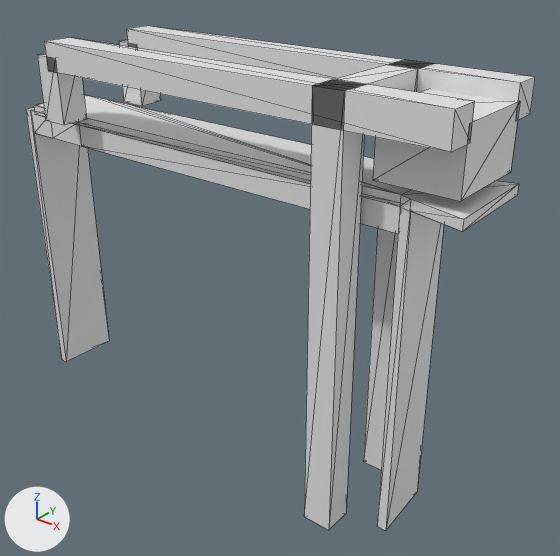
An edit to the glTF model models/oude-pekela/oude-pekela-hanekampsdraai/oude-pekela-hanekampsdraai.glb, drawn before and after from the same camera.
The view is the same before and after, from a camera (50 mm lens) standing at (16.05, -16.55, 6.67) and looking at (2.18, 0.79, -4.08). Lighting does not change. The marker at lower left points along +X, +Y and +Z. The first picture is the older version. Mesh edges are drawn as thin lines. Vertices at exactly the same position are counted once.

In view in the first picture: 'building:balans', 'building:balans 2', 'building:contragewicht', 'building:hamei', 'building:hamei 2', 'building:hangstang', 'building:hangstang 2', 'building:portaal', 'road:dek', 'road:landhoofd', 'road:landhoofd 2', 'road:voetpad'.
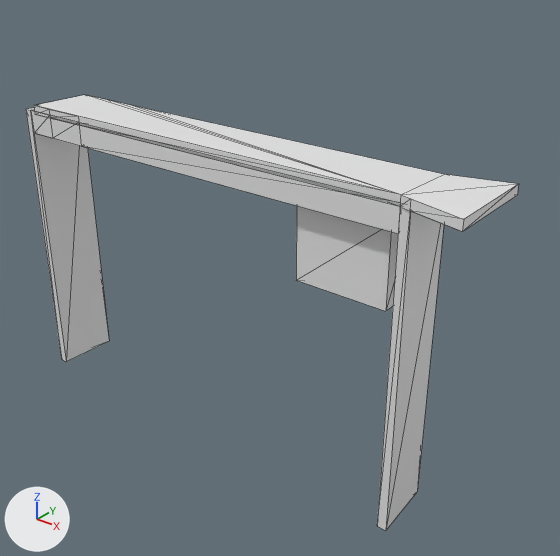
Diff of the bpy script that builds the scene:
```diff
--- a/models/oude-pekela/oude-pekela-hanekampsdraai/oude-pekela-hanekampsdraai.glb.py
+++ b/models/oude-pekela/oude-pekela-hanekampsdraai/oude-pekela-hanekampsdraai.glb.py
@@ me_contragewicht @@
 # used by ob_building_contragewicht; location = (0.0, 0.0, 0.0)
-me_contragewicht.from_pydata(...)  # 8 vertices, 12 faces; spans x 6.71..9.02, y -1.33..1.33, z 0.67..2.42
+me_contragewicht.from_pydata(...)  # 8 vertices, 12 faces; spans x 3.87..6.87, y -0.58..0.58, z -3.13..-0.63
+# me_contragewicht part 1: the whole mesh is scaled about its middle by (1.3, 0.434, 1.43), then moved by (-2.49, 0.0, -3.42)
@@ ob_building_hamei @@
-ob_building_hamei = bpy.data.objects.new('building:hamei', me_hamei)
-ob_building_hamei.location = (0.0, 0.0, 0.0)
@@ ob_building_hamei_2 @@
-ob_building_hamei_2 = bpy.data.objects.new('building:hamei 2', me_hamei_2)
-ob_building_hamei_2.location = (0.0, 0.0, 0.0)
@@ ob_building_portaal @@
-ob_building_portaal = bpy.data.objects.new('building:portaal', me_portaal)
-ob_building_portaal.location = (0.0, 0.0, 0.0)
@@ ob_building_balans @@
-ob_building_balans = bpy.data.objects.new('building:balans', me_balans)
-ob_building_balans.location = (0.0, 0.0, 0.0)
@@ ob_building_hangstang @@
-ob_building_hangstang = bpy.data.objects.new('building:hangstang', me_hangstang)
-ob_building_hangstang.location = (0.0, 0.0, 0.0)
@@ ob_building_balans_2 @@
-ob_building_balans_2 = bpy.data.objects.new('building:balans 2', me_balans_2)
-ob_building_balans_2.location = (0.0, 0.0, 0.0)
@@ ob_building_hangstang_2 @@
-ob_building_hangstang_2 = bpy.data.objects.new('building:hangstang 2', me_hangstang_2)
-ob_building_hangstang_2.location = (0.0, 0.0, 0.0)
```

Location of each change, [x1, y1, x2, y2] in pixels of the pictures (560 x 556 px):
'building:hamei 2', deleted
    before: [304, 80, 365, 530]
'building:balans 2', deleted
    before: [44, 38, 475, 152]
'building:contragewicht', moved, rescaled
    before: [373, 89, 520, 201]
    after: [296, 206, 398, 311]
'building:balans', deleted
    before: [127, 26, 535, 121]
'building:hamei', deleted
    before: [364, 60, 434, 470]
'building:hangstang 2', deleted
    before: [37, 53, 87, 125]
'building:portaal', deleted
    before: [325, 62, 426, 92]
'building:hangstang', deleted
    before: [119, 40, 161, 106]
